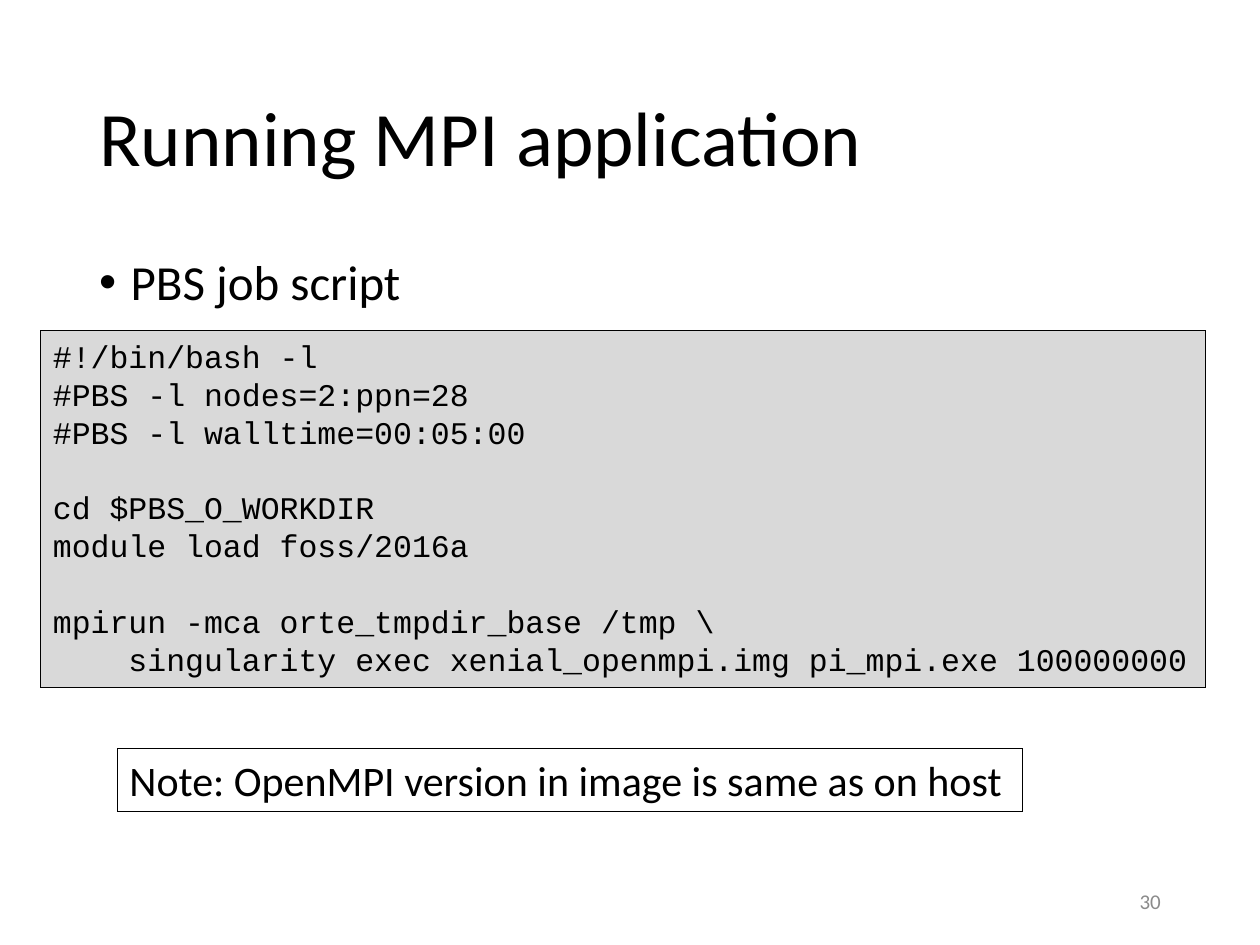
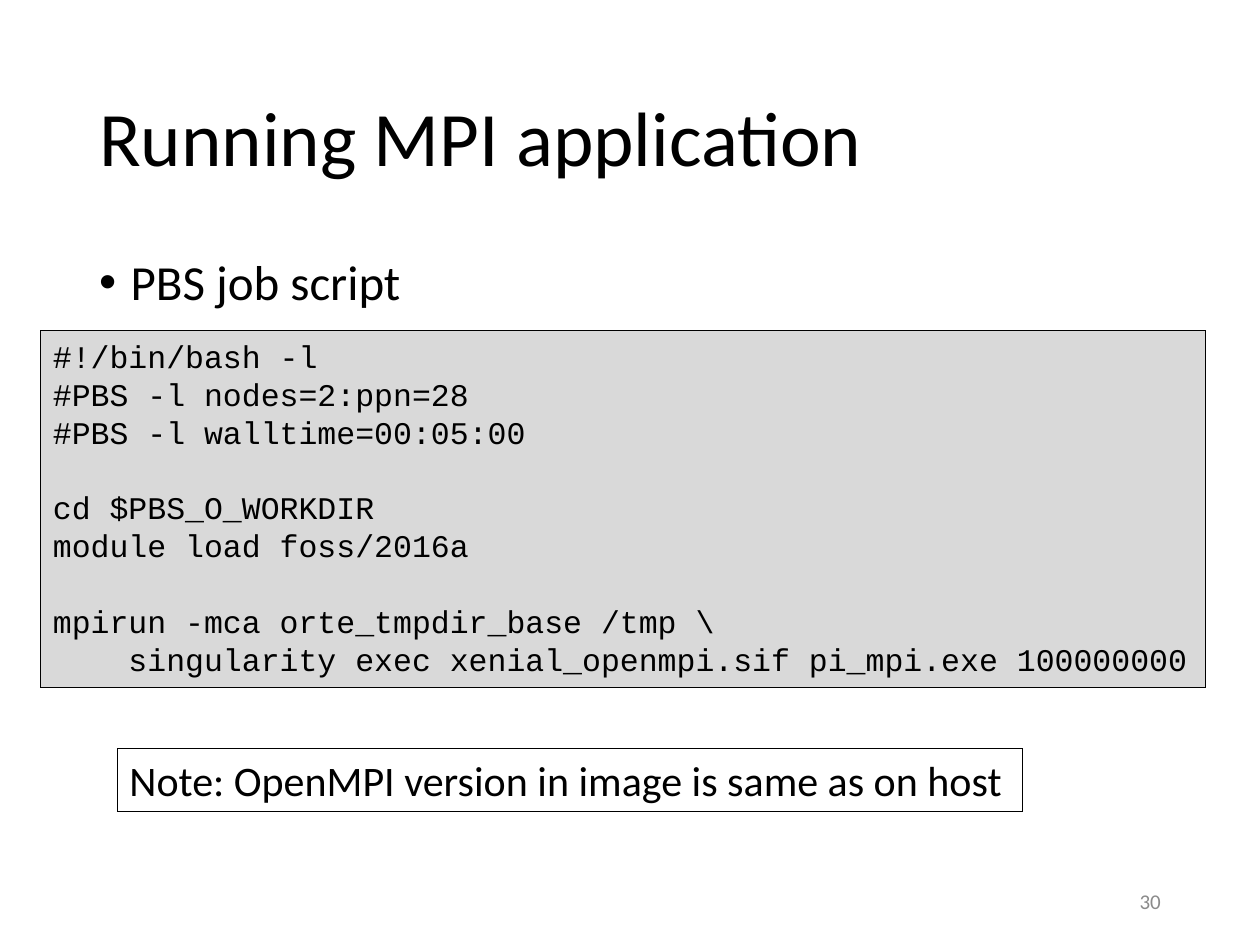
Before and after one commit to gjbex/training-material, a slide deck: slide 30 of Virtualization/singularity.pptx. Drawn at 1260x945 pixels with LibreOffice and Linux fonts; fonts in the diff are those of the drawing. Boxes give left, top, right and bottom in pixels: in the first picture for what was removed or moved away, otherwise in the second. Text is boxed around its words. In the diff, an @@ line names an element or a change of style, - is before the commit and + after.

Commit message:
Update for Singularity 3.x

```diff
--- a/Virtualization/singularity.pptx
+++ b/Virtualization/singularity.pptx
@@ text in rectangle at (x1=128, y1=648, x2=1187, y2=678): text changed @@
-singularity exec xenial_openmpi.img pi_mpi.exe 100000000
+singularity exec xenial_openmpi.sif pi_mpi.exe 100000000
```
Also in this commit, not shown: 10 other slides changed.
